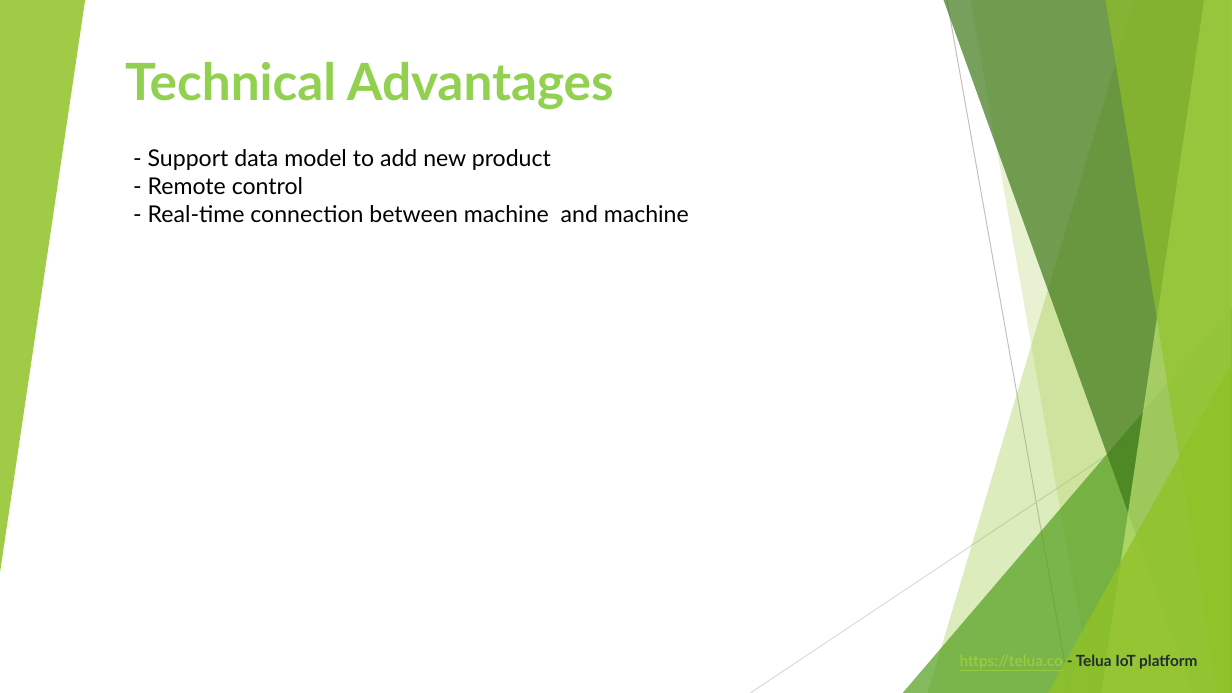
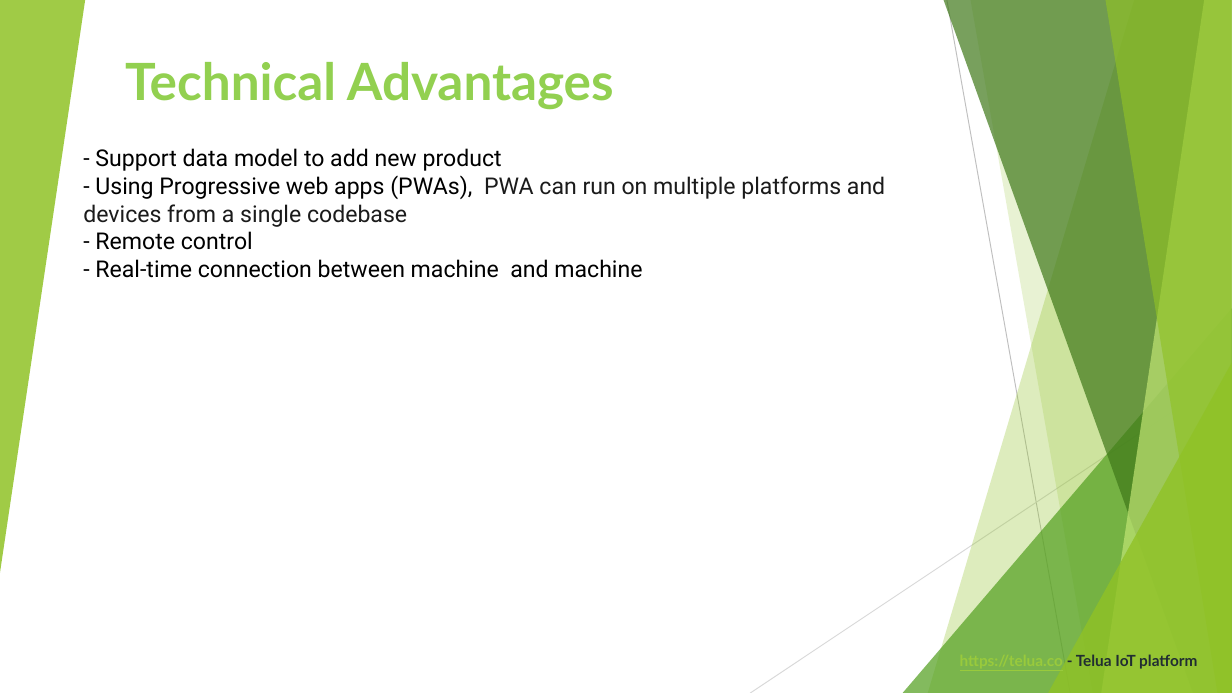
Before and after one commit to letrthong/telua_esp32_sensor, a slide deck: slide 5 of esp32_hardware/Telua_Pitch_Deck.pptx. Drawn at 1232x693 pixels with LibreOffice and Linux fonts; fonts in the diff are those of the drawing. Boxes give left, top, right and bottom in pixels: in the first picture for what was removed or moved away, otherwise in the second. Text is boxed around its words. In the diff, an @@ line names an element or a change of style, - is before the commit and + after.

```diff
--- a/esp32_hardware/Telua_Pitch_Deck.pptx
+++ b/esp32_hardware/Telua_Pitch_Deck.pptx
@@ text "- Support data model to ..." moved from (x1=148, y1=149, x2=689, y2=222) to (x1=83, y1=148, x2=885, y2=278) @@
@@ text at (x1=95, y1=148, x2=642, y2=278): font Lato to Roboto in "- Support data model to add new ...", "- Remote control", "- Real-time connection between machine and machine" @@
@@ text at (x1=83, y1=175, x2=885, y2=227): paragraph added @@
+- Using Progressive web apps (PWAs), PWA can run on multiple platforms and devices from a single codebase
```
Also in this commit, not shown: 1 other slide changed, 1 other file.
